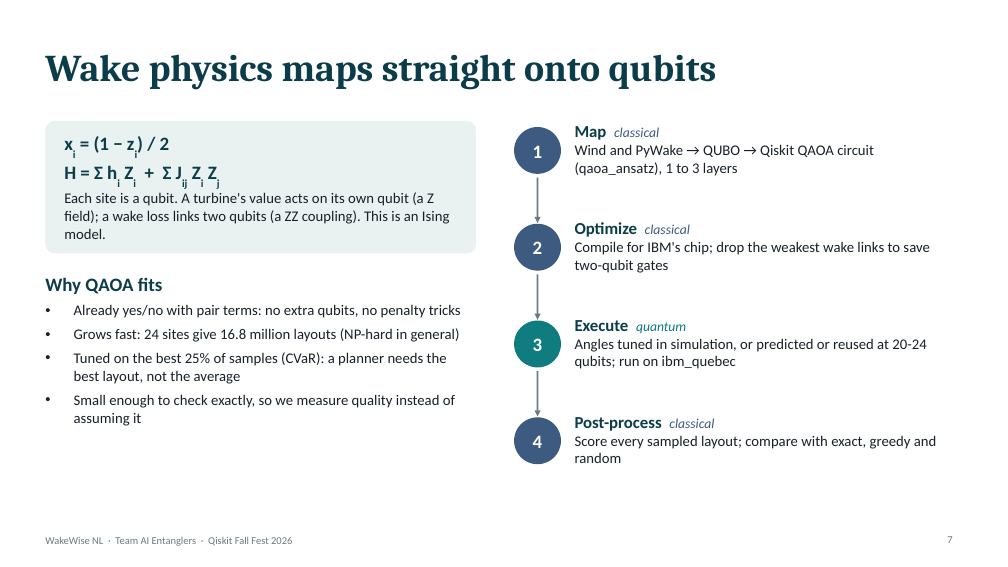
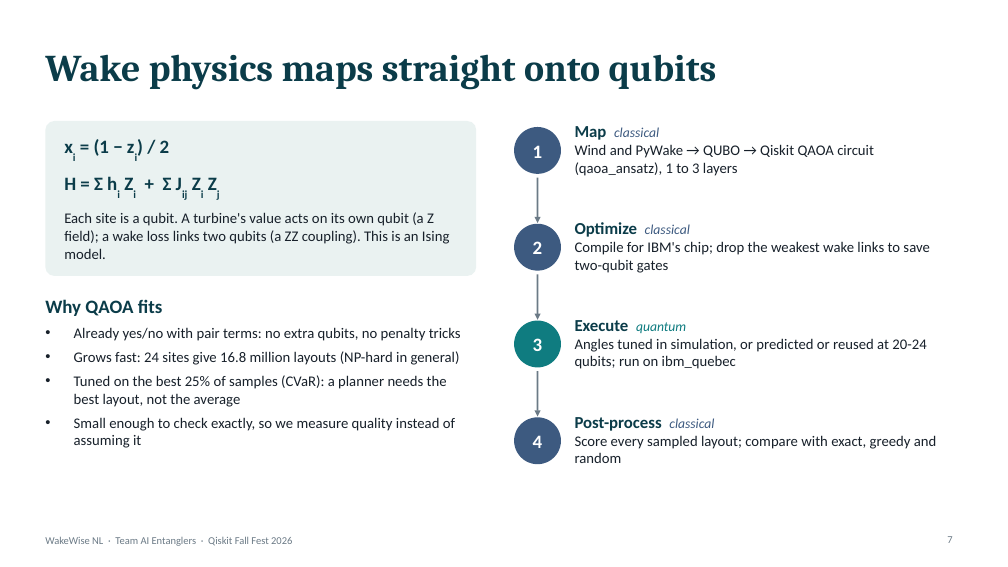
Before and after one commit to mrw-soumik/Qiskit-AI-Entanglers-, a slide deck: slide 7 of slides/WakeWise_NL_AI_Entanglers.pptx. Drawn at 1008x567 pixels with LibreOffice and Linux fonts; fonts in the diff are those of the drawing. Boxes give left, top, right and bottom in pixels: in the first picture for what was removed or moved away, otherwise in the second. Text is boxed around its words. In the diff, an @@ line names an element or a change of style, - is before the commit and + after.

```diff
--- a/slides/WakeWise_NL_AI_Entanglers.pptx
+++ b/slides/WakeWise_NL_AI_Entanglers.pptx
@@ rounded rectangle: place and size @@
-rounded rectangle at (45,121,476,253)
+rounded rectangle at (45,121,476,276)
@@ rounded rectangle at (45,121,476,276): proportions changed @@
@@ text at (64,139,172,190): more space between paragraphs @@
@@ text "Why QAOA fits": place and size @@
-text "Why QAOA fits" at (45,277,461,426)
+text "Why QAOA fits" at (45,299,461,448)
```
Also in this commit, not shown: 1 other slide changed, 1 other file.
